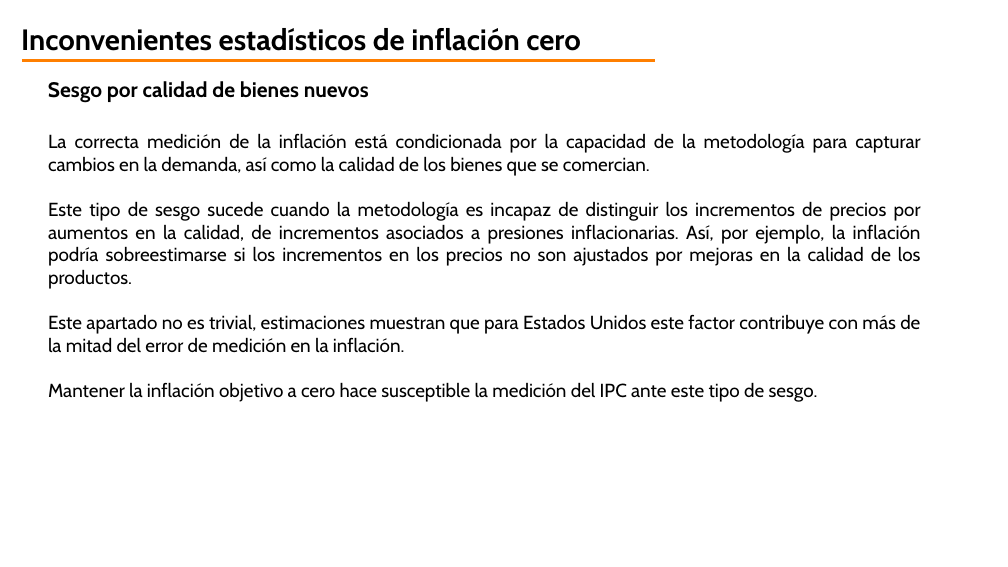
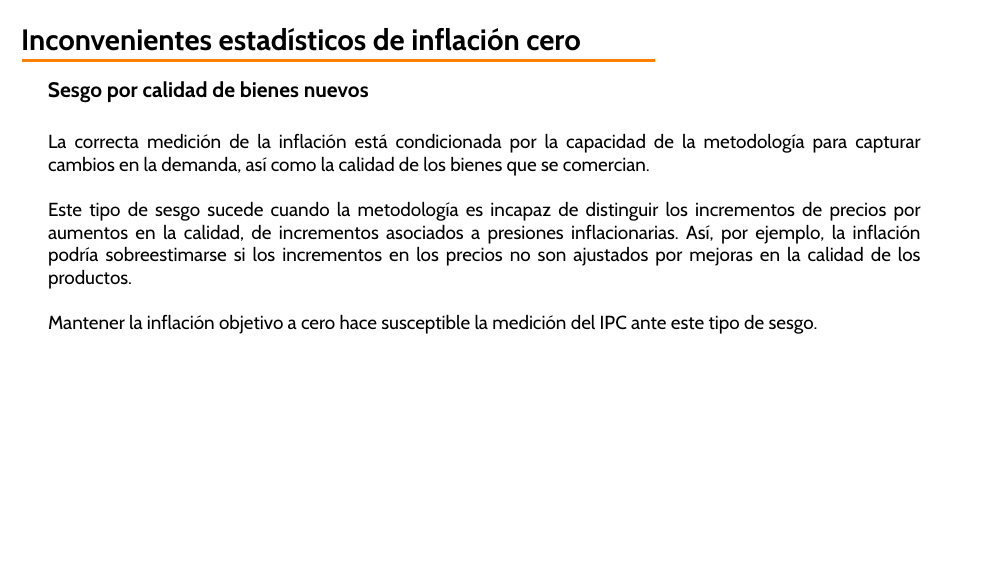
Before and after one commit to jorgeorenos/VAR_estimation, a slide deck: slide 16 of doc/aspectos conceptuales.pptx (slide 8 before the commit). Drawn at 1008x567 pixels with LibreOffice and Linux fonts; fonts in the diff are those of the drawing; background and template pictures are left out. Boxes give left, top, right and bottom in pixels: in the first picture for what was removed or moved away, otherwise in the second. Text is boxed around its words. In the diff, an @@ line names an element or a change of style, - is before the commit and + after.

```diff
--- a/doc/aspectos conceptuales.pptx
+++ b/doc/aspectos conceptuales.pptx
@@ text at [48, 314, 920, 353]: paragraph removed @@
-Este apartado no es trivial, estimaciones muestran que para Estados Unidos este factor contribuye con más de la mitad del error de medición en la inflación.
```
Also in this commit, not shown: 2 other slides changed, 9 slides added, 1 slide removed, 8 other files.
